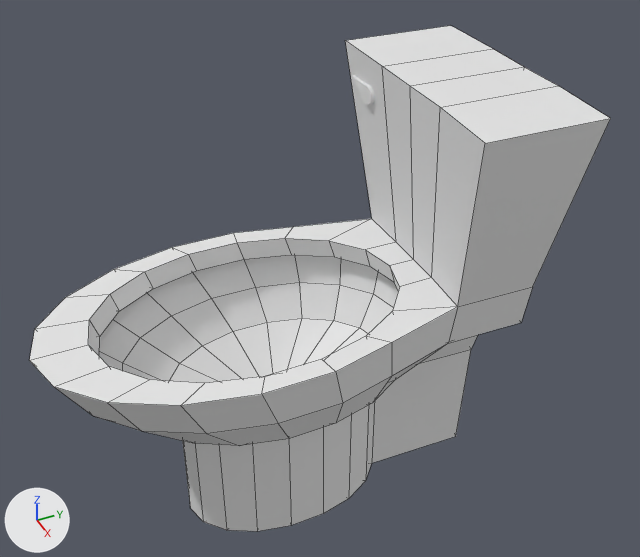
A saved change to the Blender file Paint the Town v1/Assets/Models/Toilet/toilet_unwrapped.blend.
Before and after are seen from a camera (50 mm lens) standing at (7.68, -6.2, 5.93) and looking at (-0.05, -2.61, 0.14). Lighting does not change. The marker at lower left points along +X, +Y and +Z. Mesh edges are drawn as thin lines on the coarser meshes.

Objects in the first picture: 'toilet bowl'.
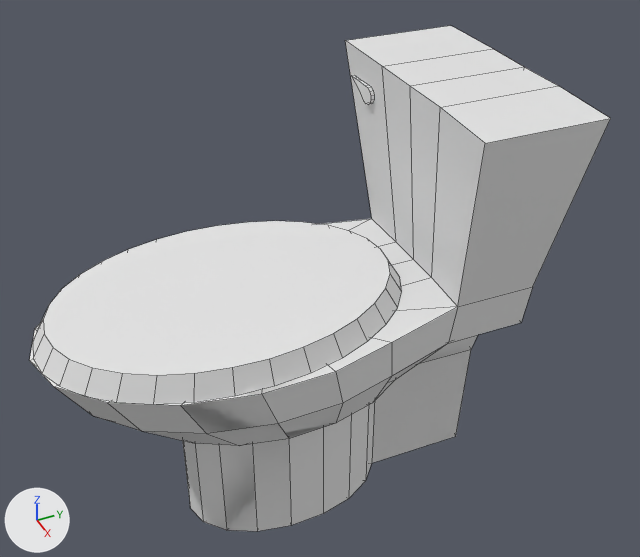
Diff of the bpy script that builds the scene:
```diff
--- a/Paint the Town v1/Assets/Models/Toilet/toilet_unwrapped.blend.py
+++ b/Paint the Town v1/Assets/Models/Toilet/toilet_unwrapped.blend.py
@@ me_circle_001 @@
+me_circle_001.from_pydata(...)  # 337 vertices, 296 faces; spans x -1.07..1.07, y -1.02..1.74, z -1.98..1.49
@@ ob_circle_001 @@
+ob_circle_001 = bpy.data.objects.new('Circle.001', me_circle_001)
+ob_circle_001.location = (0.02, -3.8, 0.13)
+ob_circle_001.rotation_euler = (6.283, 0.0, 0.0)  # degrees (360, 0, 0)
+ob_circle_001.scale = (1.43, 2.09, 1.5)
```

Pixel boxes [x1, y1, x2, y2] of what changed, in the pictures (640 x 557 px):
'Circle.001', added
    after: [30, 75, 611, 531]
'toilet bowl', unchanged, covered by the edit
    before: [30, 26, 611, 531]
    after: [55, 26, 610, 531]
